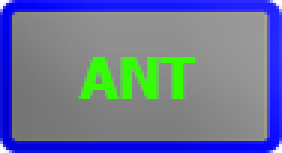
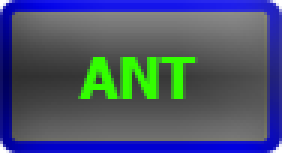
Layers edited between the first and the second 282 × 153 image:
pixels changed over left=0, top=0, right=282, bottom=153 (layer not identified)
